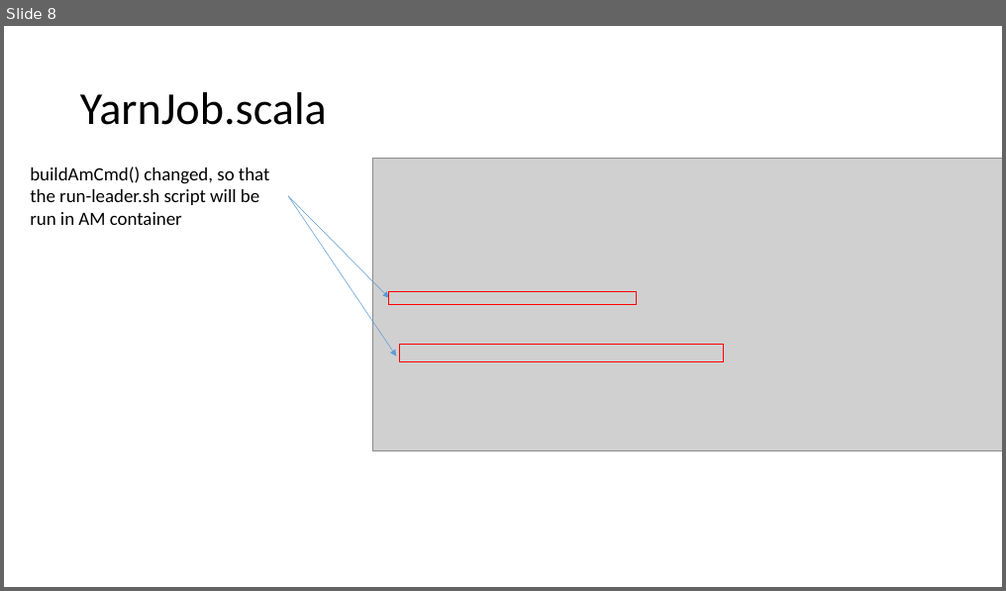
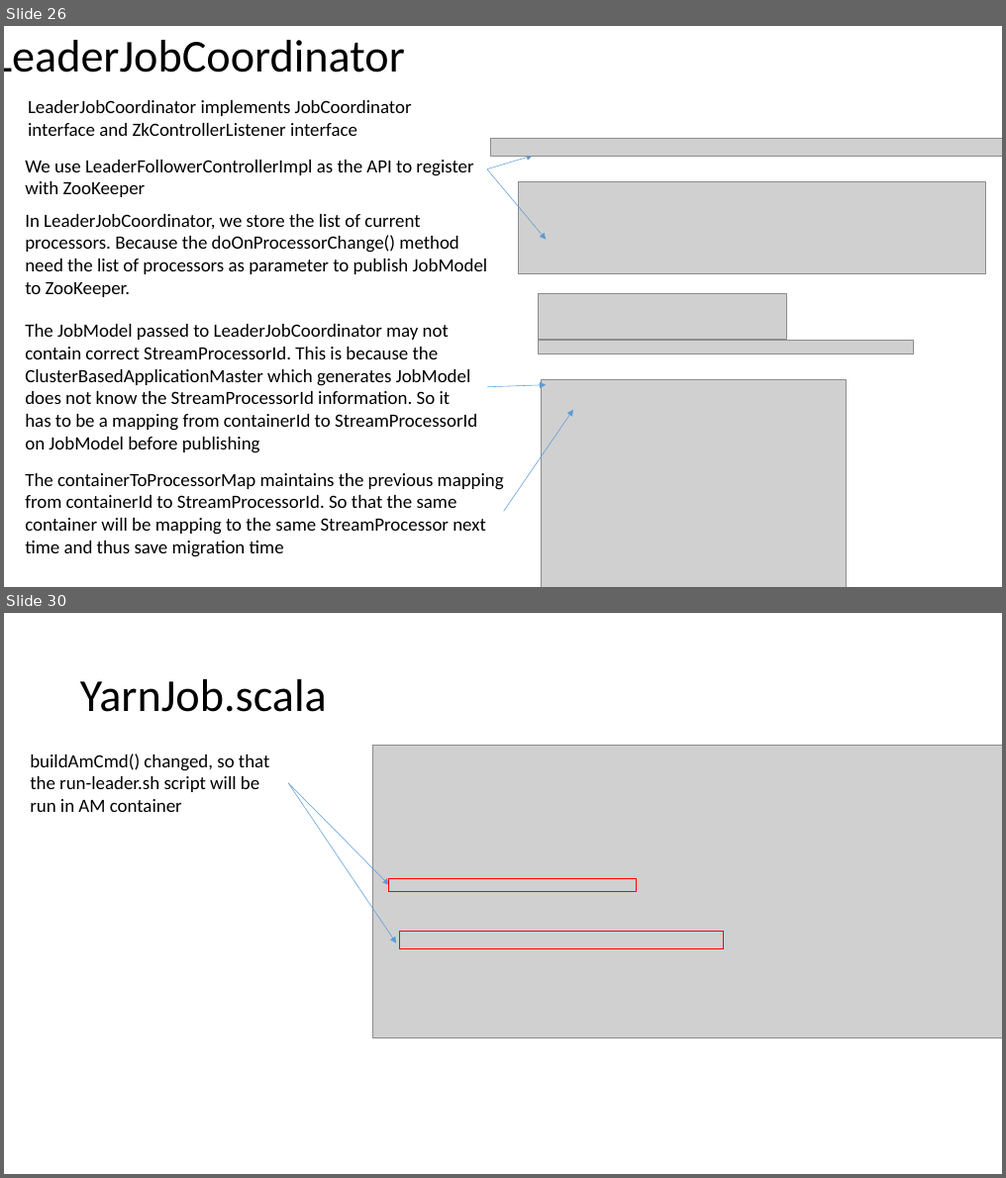
Before and after one commit to Swrrt/Samza-Documents, a slide deck: Documentation/Samza-Snapshot.pptx. Shown one above the other, each under a label of ours: slide 8 before the commit, slides 26 and 30 after it; the slides between them are not shown. The pictures are 1006x591 and 1006x1178 pixels, drawn with LibreOffice and Linux fonts; fonts in the diff are those of the drawing; grey boxes stand for pictures. Boxes give left, top, right and bottom in pixels: in the first picture for what was removed or moved away, otherwise in the second. Text is boxed around its words. In the diff, an @@ line names an element or a change of style, - is before the commit and + after.

```diff
--- a/Documentation/Samza-Snapshot.pptx
+++ b/Documentation/Samza-Snapshot.pptx
@@ slide 26 added at bbox=[4, 26, 1002, 587], background #FFFFFF @@
@@ title added at bbox=[4, 40, 405, 73], 44 pt, text #000000 @@
+LeaderJobCoordinator
@@ text added at bbox=[28, 100, 412, 136], 18 pt, text #000000 @@
+LeaderJobCoordinator implements JobCoordinator interface and ZkControllerListener interface
@@ picture added at bbox=[491, 138, 1002, 157] @@
@@ text added at bbox=[25, 160, 473, 197], 18 pt, text #000000 @@
+We use LeaderFollowerControllerImpl as the API to register with ZooKeeper
@@ arrow added from (487, 169) to (533, 156), #5B9BD5 0.5 pt @@
@@ arrow added from (487, 170) to (546, 240), #5B9BD5 0.5 pt @@
@@ picture added at bbox=[519, 181, 985, 274] @@
@@ text added at bbox=[25, 214, 488, 297], 18 pt, text #000000 @@
+In LeaderJobCoordinator, we store the list of current processors. Because the doOnProcessorChange() method need the list of processors as parameter to publish JobModel to ZooKeeper.
@@ picture added at bbox=[539, 293, 786, 339] @@
@@ text added at bbox=[25, 324, 477, 454], 18 pt, text #000000 @@
+The JobModel passed to LeaderJobCoordinator may not contain correct StreamProcessorId. This is because the ClusterBasedApplicationMaster which generates JobModel does not know the StreamProcessorId information. So it has to be a mapping from containerId to StreamProcessorId on JobModel before publishing
@@ picture added at bbox=[539, 340, 914, 354] @@
@@ picture added at bbox=[541, 380, 846, 587] @@
@@ arrow added from (487, 387) to (546, 385), #5B9BD5 0.5 pt @@
@@ arrow added from (504, 512) to (573, 410), #5B9BD5 0.5 pt @@
@@ text added at bbox=[25, 473, 504, 558], 18 pt, text #000000 @@
+The containerToProcessorMap maintains the previous mapping from containerId to StreamProcessorId. So that the same container will be mapping to the same StreamProcessor next time and thus save migration time
@@ what was slide 8 is now slide 30 @@
```
Also in this commit, not shown: 3 slides changed, 20 other slides added, 1 slide removed.
